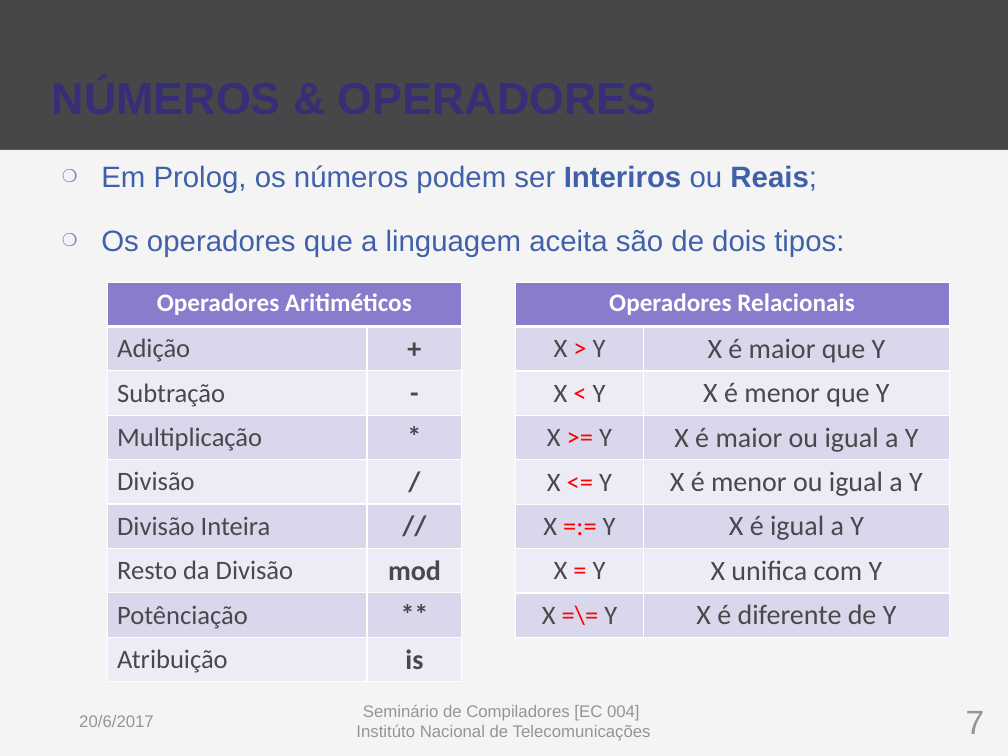
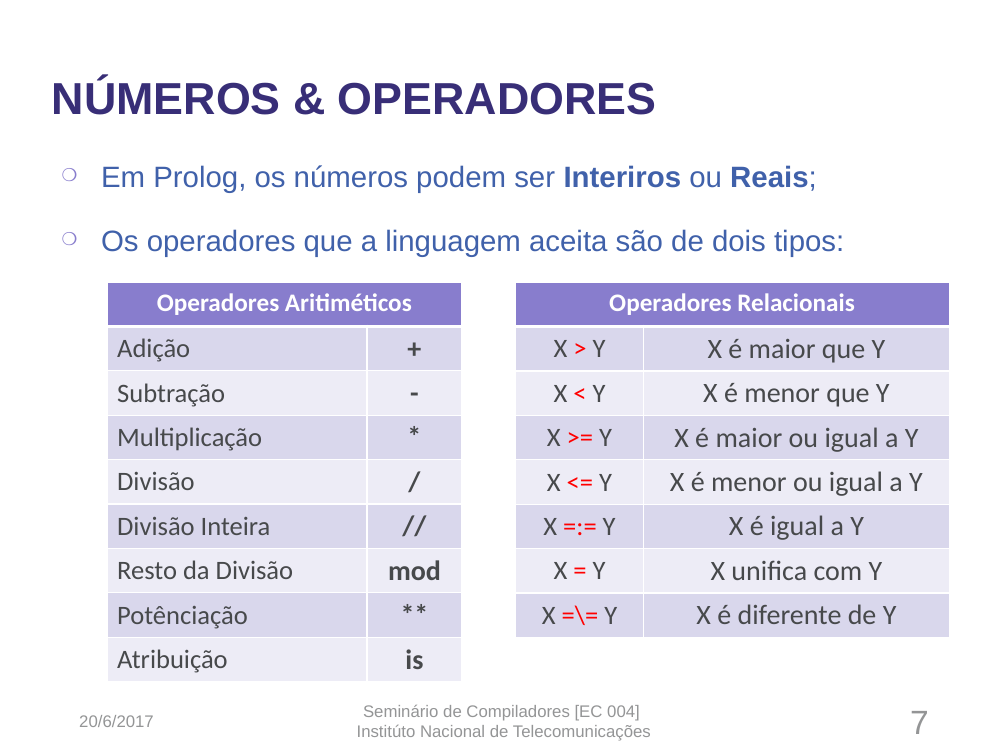
Before and after one commit to VitorDiToro/SeminarioEC004-Prolog, a slide deck: slide 7 of Seminario-PPTX.pptx. Drawn at 1008x756 pixels with LibreOffice and Linux fonts; fonts in the diff are those of the drawing; background and template pictures are left out. Boxes give left, top, right and bottom in pixels: in the first picture for what was removed or moved away, otherwise in the second. Text is boxed around its words. In the diff, an @@ line names an element or a change of style, - is before the commit and + after.

```diff
--- a/Seminario-PPTX.pptx
+++ b/Seminario-PPTX.pptx
@@ background #454749 to #FFFFFF @@
@@ page number: place and size @@
-page number at (966,711,985,734)
+page number at (910,711,929,734)
```
Also in this commit, not shown: 13 other slides changed, 1 other file.
